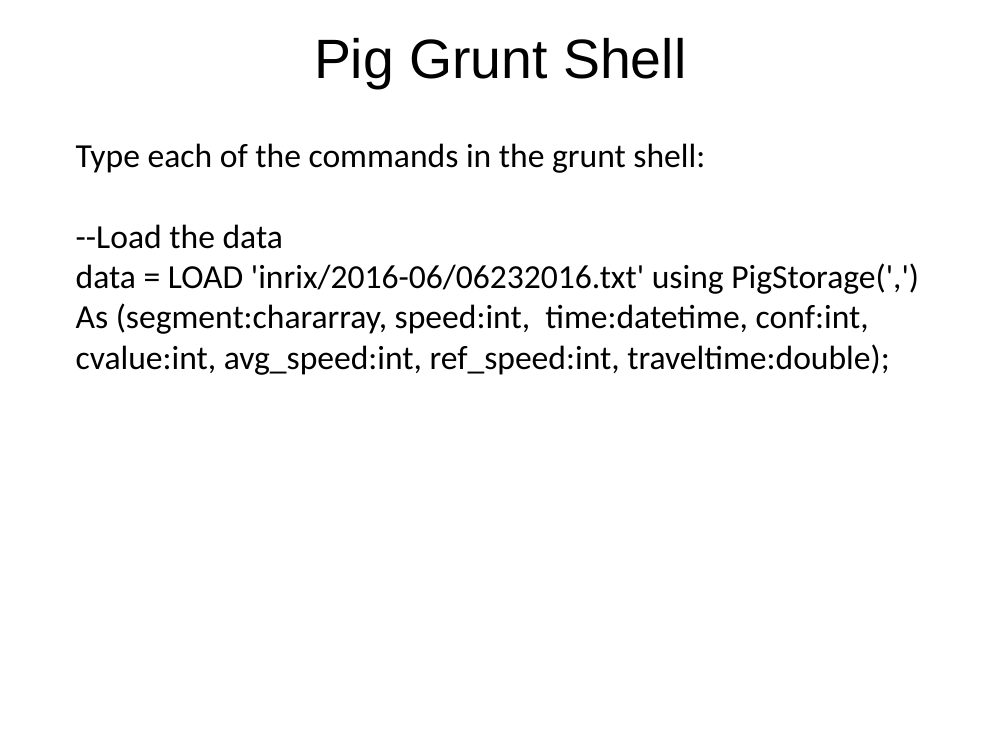
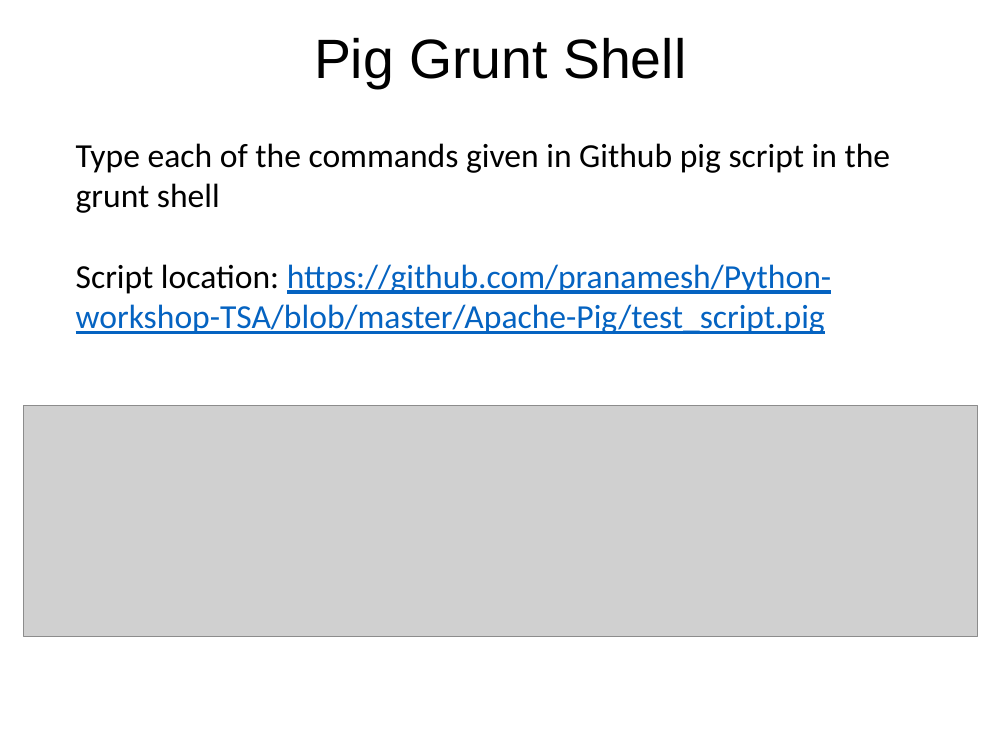
Before and after one commit to pranamesh/Python-workshop-TSA, a slide deck: slide 12 of Apache-Pig/Apache Pig Tutorial.pptx. Drawn at 1008x756 pixels with LibreOffice and Linux fonts; fonts in the diff are those of the drawing; grey boxes stand for pictures. Boxes give left, top, right and bottom in pixels: in the first picture for what was removed or moved away, otherwise in the second. Text is boxed around its words. In the diff, an @@ line names an element or a change of style, - is before the commit and + after.

```diff
--- a/Apache-Pig/Apache Pig Tutorial.pptx
+++ b/Apache-Pig/Apache Pig Tutorial.pptx
@@ text at (76, 143, 891, 334): text changed; text colour #000000 to #0563C1 @@
-Type each of the commands in the grunt shell:
---Load the data
-data = LOAD 'inrix/2016-06/06232016.txt' using PigStorage(',') As (segment:chararray, speed:int, time:datetime, conf:int, cvalue:int, avg_speed:int, ref_speed:int, traveltime:double);
+Type each of the commands given in Github pig script in the grunt shell
+Script location: https://github.com/pranamesh/Python-workshop-TSA/blob/master/Apache-Pig/test_script.pig
@@ picture added at (23, 405, 978, 636) @@
```
Also in this commit, not shown: 1 other slide changed, 1 other file.
